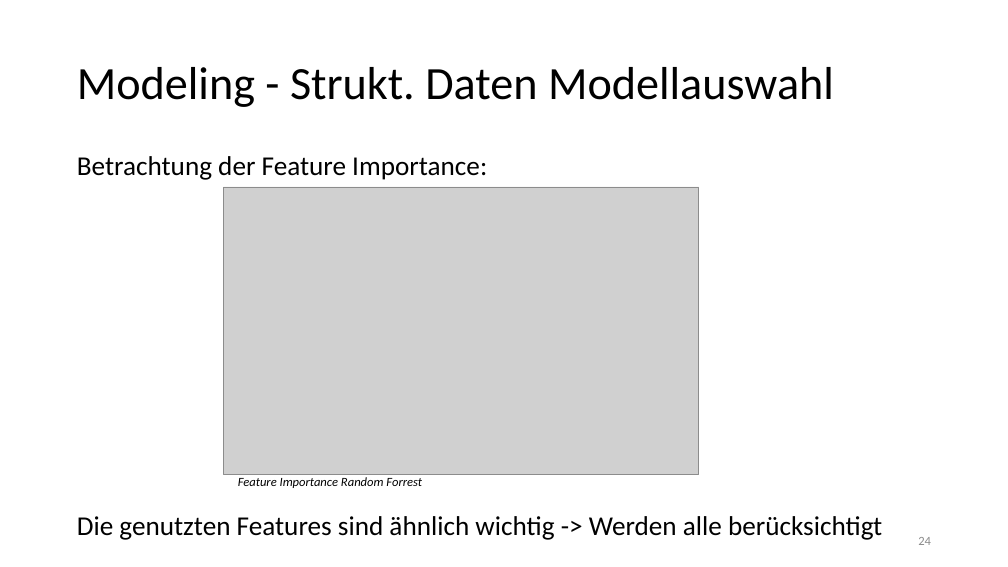
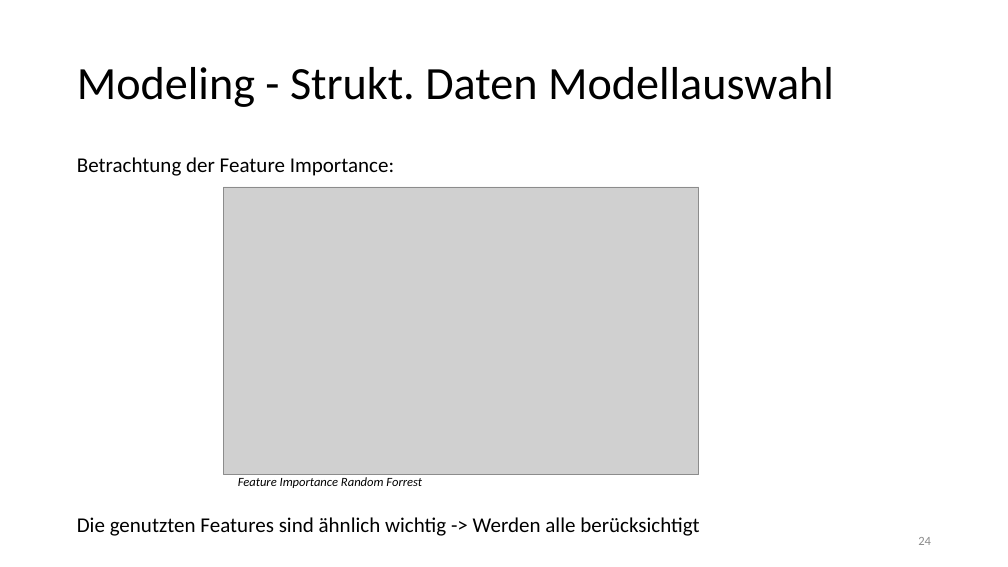
Before and after one commit to Flitschi7/big-data-management, a slide deck: slide 24 of Organisational/Dokumentation HHZ Rocket Project.pptx. Drawn at 1008x567 pixels with LibreOffice and Linux fonts; fonts in the diff are those of the drawing; grey boxes stand for pictures. Boxes give left, top, right and bottom in pixels: in the first picture for what was removed or moved away, otherwise in the second. Text is boxed around its words. In the diff, an @@ line names an element or a change of style, - is before the commit and + after.

```diff
--- a/Organisational/Dokumentation HHZ Rocket Project.pptx
+++ b/Organisational/Dokumentation HHZ Rocket Project.pptx
@@ text "Betrachtung der Feature Importance:" at [77, 157, 394, 176]: size 25.9 to 20 pt; line spacing 0.8 to 0.9 @@
@@ text "Die genutzten Features sind ähnlich ..." at [77, 517, 699, 536]: size 25.9 to 20 pt; line spacing 0.8 to 0.9 @@
```
Also in this commit, not shown: 14 other slides changed.
